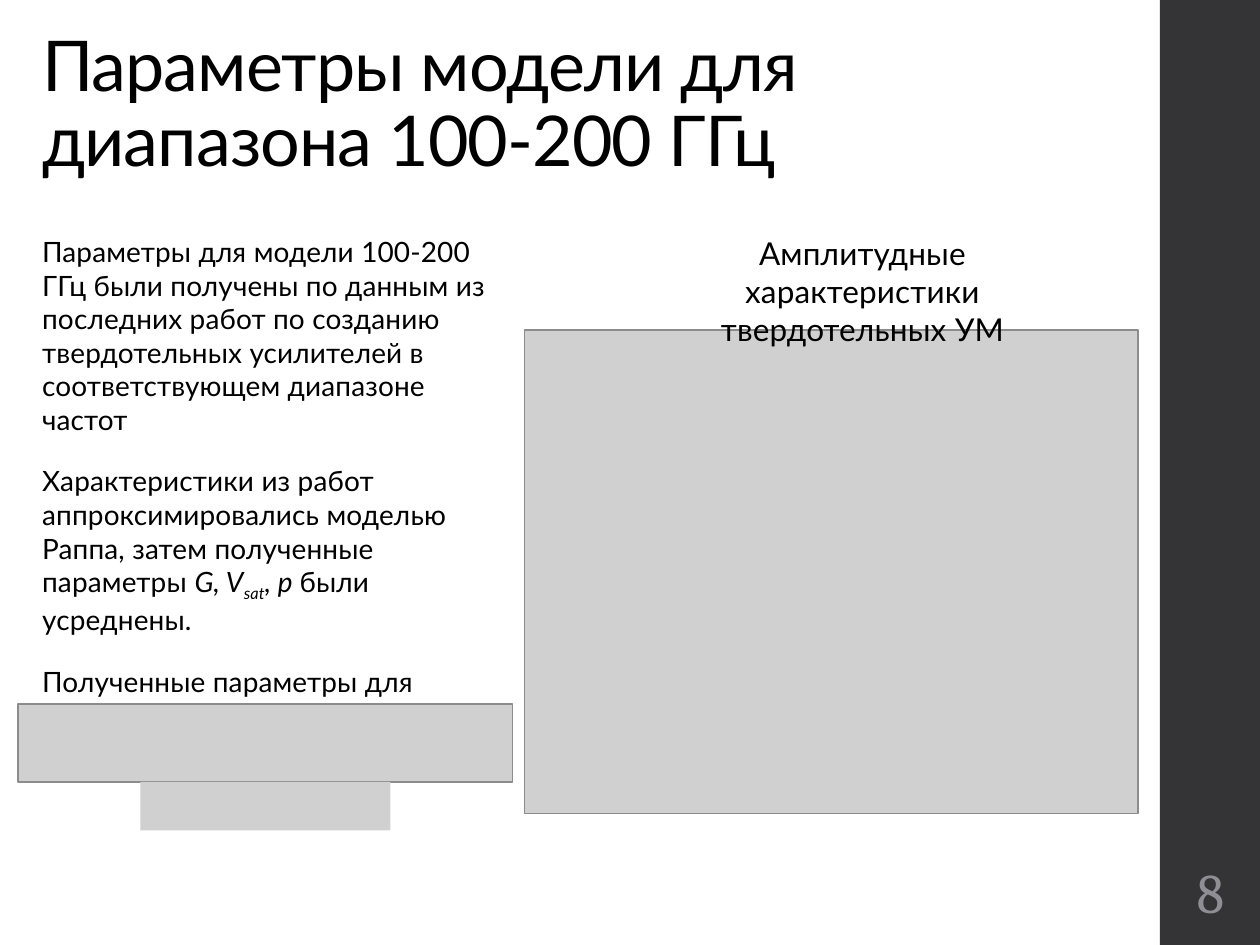
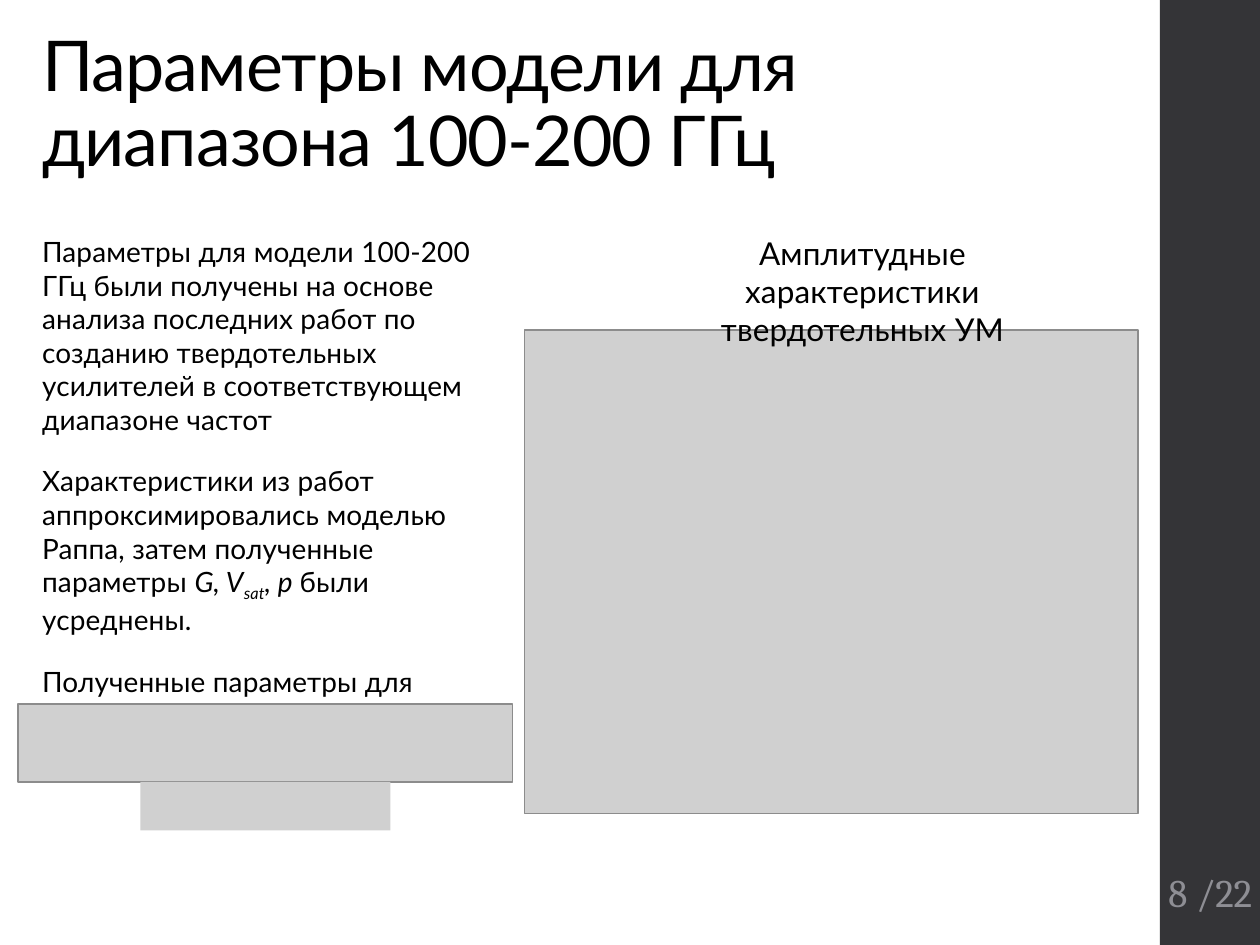
Before and after one commit to kannab98/graduation-paper, a slide deck: slide 8 of Presentation.pptx. Drawn at 1260x945 pixels with LibreOffice and Linux fonts; fonts in the diff are those of the drawing; grey boxes stand for pictures. Boxes give left, top, right and bottom in pixels: in the first picture for what was removed or moved away, otherwise in the second. Text is boxed around its words. In the diff, an @@ line names an element or a change of style, - is before the commit and + after.

```diff
--- a/Presentation.pptx
+++ b/Presentation.pptx
@@ text at (42,241,470,435): text changed @@
-Параметры для модели 100-200 ГГц были получены по данным из последних работ по созданию твердотельных усилителей в соответствующем диапазоне частот
+Параметры для модели 100-200 ГГц были получены на основе анализа последних работ по созданию твердотельных усилителей в соответствующем диапазоне частот
@@ page number at (1168,880,1252,912): text changed; size 32 to 22.4 pt @@
-8
+8 /22
```
Also in this commit, not shown: 11 other slides changed, 1 slide added, 1 other file.
